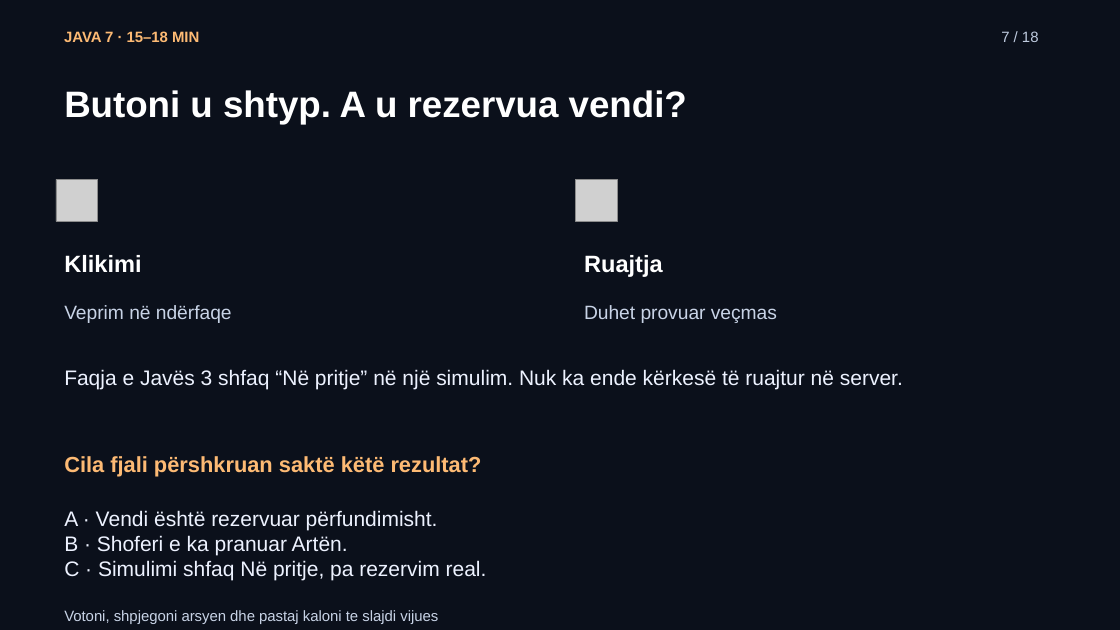
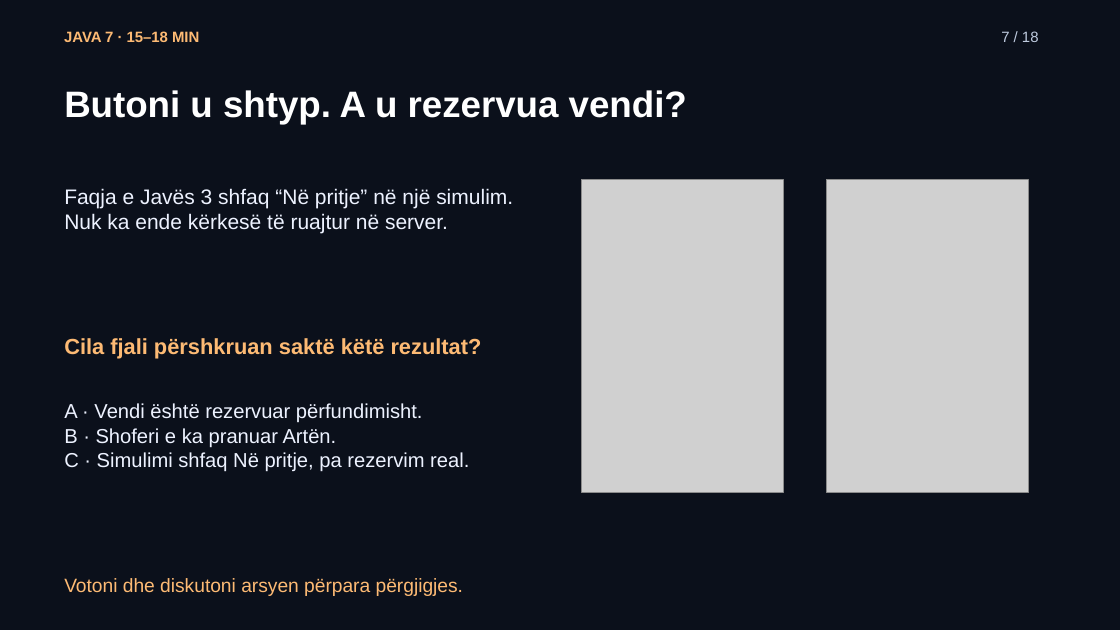
Before and after one commit to arbenl/arbenl.github.io, a slide deck: slide 7 of lendet/2026-2027/mobile/lectures/ligjerata-07-kontrolli-mvp-rideshare-2026.pptx. Drawn at 1120x630 pixels with LibreOffice and Linux fonts; fonts in the diff are those of the drawing; grey boxes stand for pictures. Boxes give left, top, right and bottom in pixels: in the first picture for what was removed or moved away, otherwise in the second. Text is boxed around its words. In the diff, an @@ line names an element or a change of style, - is before the commit and + after.

```diff
--- a/lendet/2026-2027/mobile/lectures/ligjerata-07-kontrolli-mvp-rideshare-2026.pptx
+++ b/lendet/2026-2027/mobile/lectures/ligjerata-07-kontrolli-mvp-rideshare-2026.pptx
@@ text "Faqja e Javës 3 shfaq ..." rewrapped from box(64, 369, 903, 390) to box(64, 188, 513, 234) @@
@@ picture removed at box(56, 180, 98, 222) @@
@@ picture removed at box(576, 180, 618, 222) @@
@@ picture added at box(582, 180, 784, 493) @@
@@ picture added at box(827, 180, 1028, 493) @@
@@ text removed at box(64, 255, 141, 272) @@
-Klikimi
@@ text removed at box(584, 255, 663, 277) @@
-Ruajtja
@@ text "Cila fjali përshkruan saktë këtë ...": place and size @@
-text "Cila fjali përshkruan saktë këtë ..." at box(64, 456, 482, 476)
+text "Cila fjali përshkruan saktë këtë ..." at box(64, 338, 482, 358)
@@ text removed at box(64, 305, 232, 323) @@
-Veprim në ndërfaqe
@@ text removed at box(584, 305, 777, 323) @@
-Duhet provuar veçmas
@@ text "A · Vendi është rezervuar ...": place and size @@
-text "A · Vendi është rezervuar ..." at box(64, 510, 487, 581)
+text "A · Vendi është rezervuar ..." at box(64, 403, 469, 472)
@@ text "A · Vendi është rezervuar ..." at box(64, 403, 469, 472): size 18 to 17.2 pt @@
@@ text at box(64, 578, 463, 596): text changed; size 12.8 to 16.5 pt; text colour #C8D3E6 to #FDBA74 @@
-Votoni, shpjegoni arsyen dhe pastaj kaloni te slajdi vijues
+Votoni dhe diskutoni arsyen përpara përgjigjes.
```
Also in this commit, not shown: 3 other slides changed, 24 other files.
